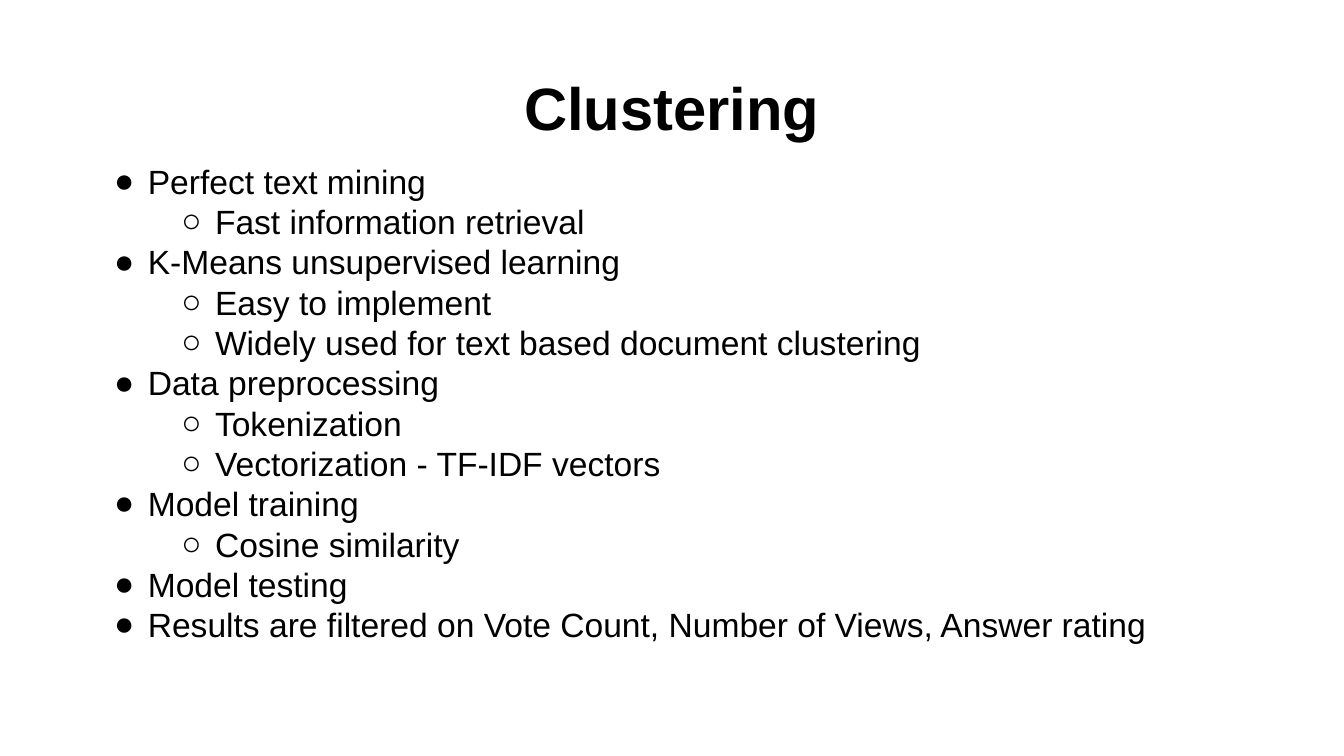
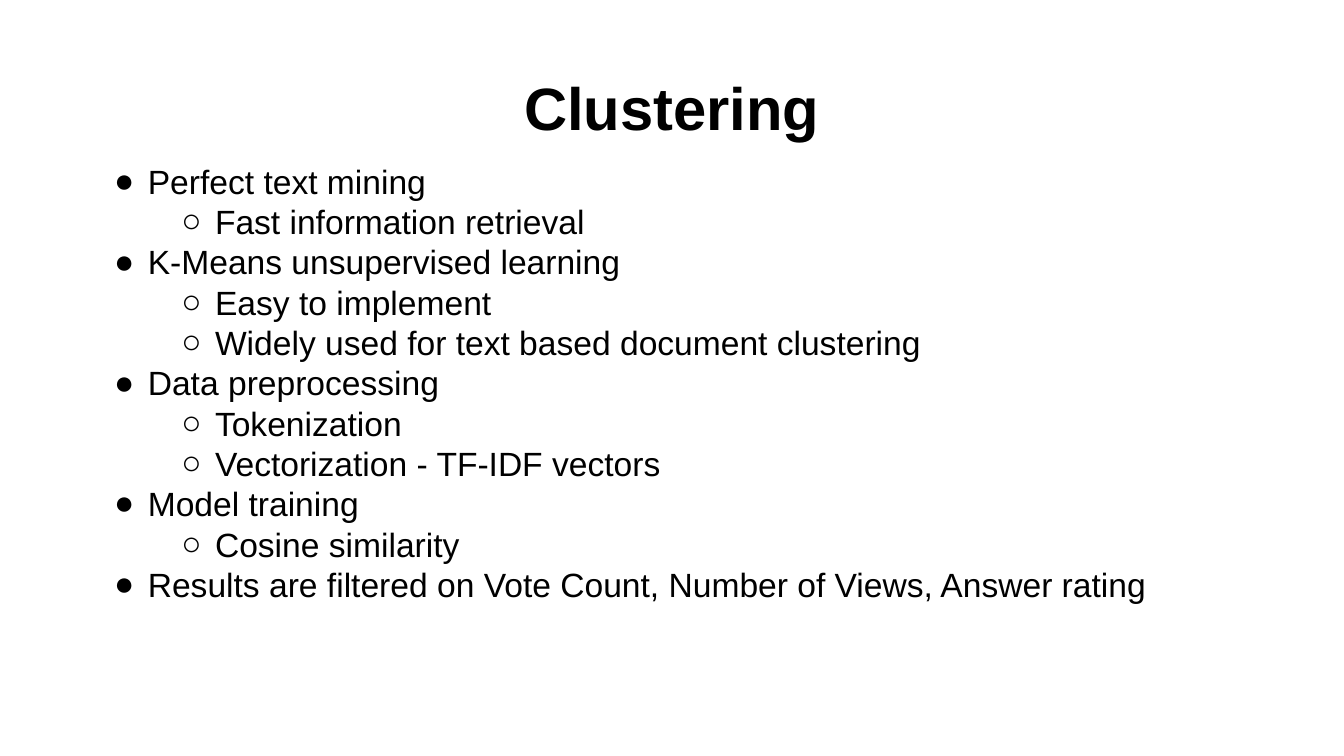
Before and after one commit to ankitkumar93/PyReco, a slide deck: slide 10 of Reports/talk_pyreco.pptx. Drawn at 1344x756 pixels with LibreOffice and Linux fonts; fonts in the diff are those of the drawing; background and template pictures are left out. Boxes give left, top, right and bottom in pixels: in the first picture for what was removed or moved away, otherwise in the second. Text is boxed around its words. In the diff, an @@ line names an element or a change of style, - is before the commit and + after.

```diff
--- a/Reports/talk_pyreco.pptx
+++ b/Reports/talk_pyreco.pptx
@@ text at <box>148,572,348,603</box>: paragraph removed @@
-● Model testing
```
Also in this commit, not shown: 7 other slides changed, 1 other file.
